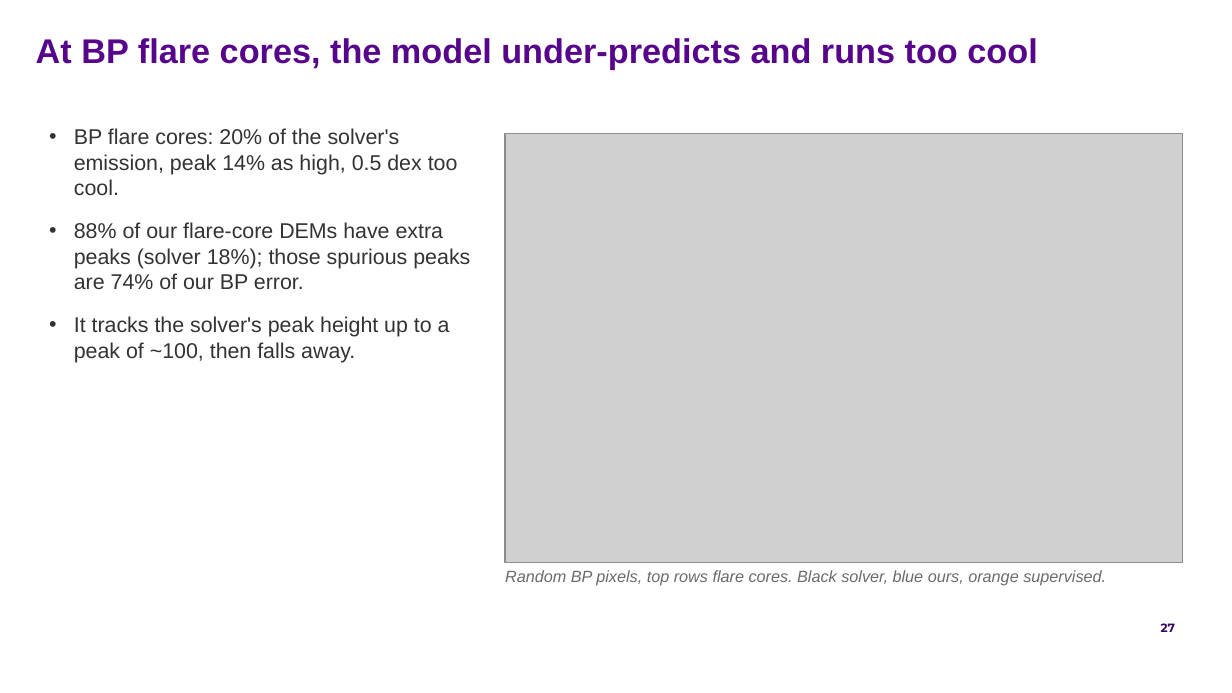
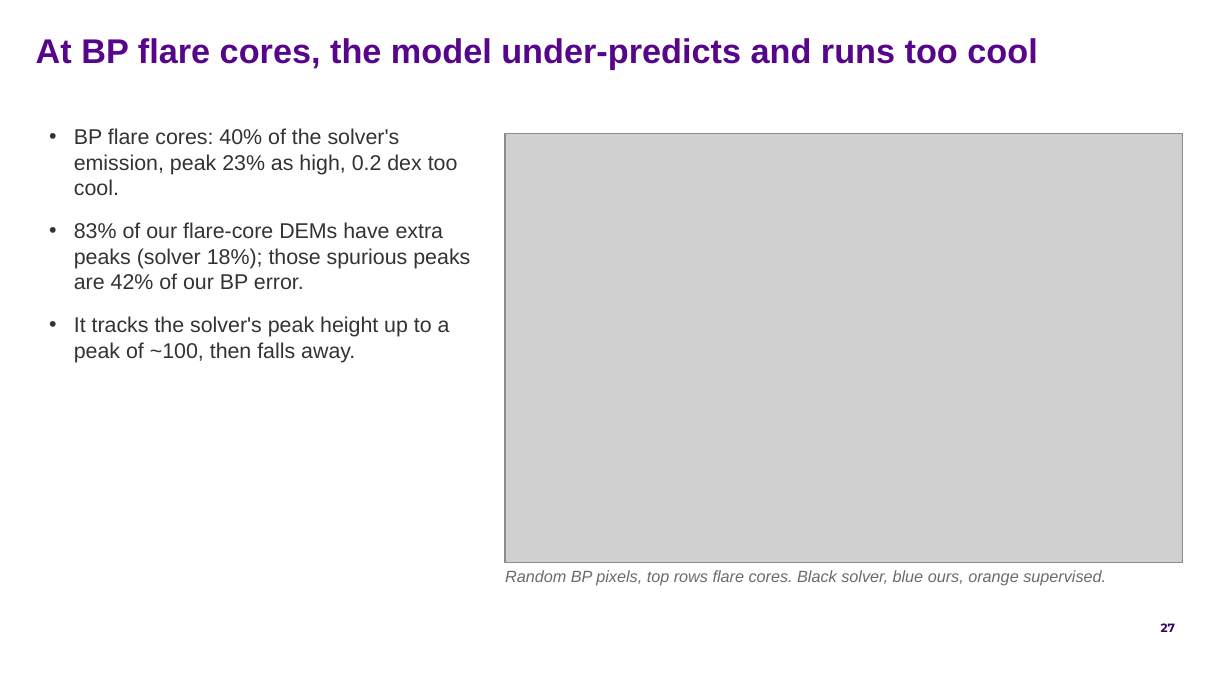
Before and after one commit to FruitPnchSamuraiG/solar-dem-inversion, a slide deck: slide 27 of slides/DEM_deck_v2.pptx. Drawn at 1232x693 pixels with LibreOffice and Linux fonts; fonts in the diff are those of the drawing; grey boxes stand for pictures; background and template pictures are left out. Boxes give left, top, right and bottom in pixels: in the first picture for what was removed or moved away, otherwise in the second. Text is boxed around its words. In the diff, an @@ line names an element or a change of style, - is before the commit and + after.

```diff
--- a/slides/DEM_deck_v2.pptx
+++ b/slides/DEM_deck_v2.pptx
@@ text at (x1=74, y1=128, x2=470, y2=289): text changed @@
-• BP flare cores: 20% of the solver's emission, peak 14% as high, 0.5 dex too cool.
-• 88% of our flare-core DEMs have extra peaks (solver 18%); those spurious peaks are 74% of our BP error.
+• BP flare cores: 40% of the solver's emission, peak 23% as high, 0.2 dex too cool.
+• 83% of our flare-core DEMs have extra peaks (solver 18%); those spurious peaks are 42% of our BP error.
```
Also in this commit, not shown: 12 other slides changed, 12 other files.
